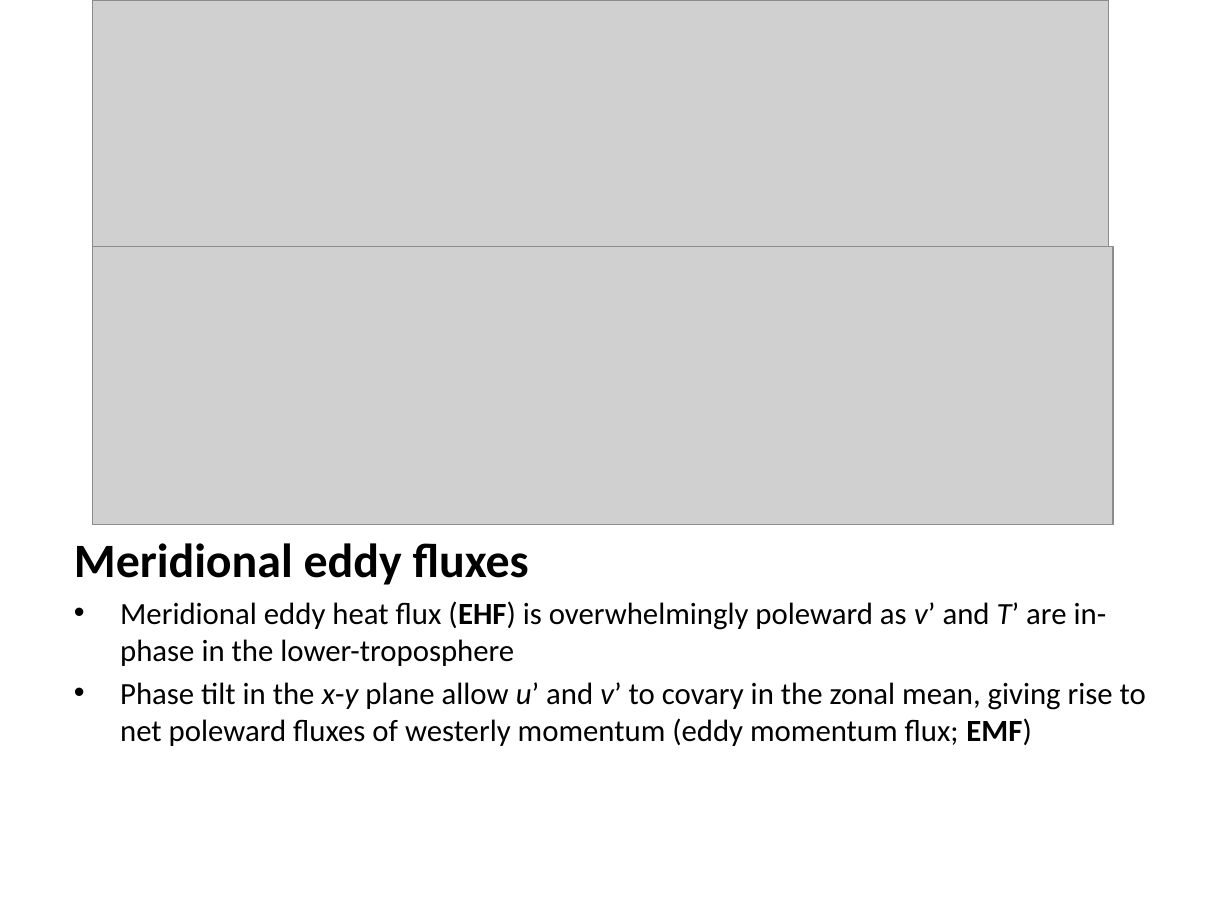
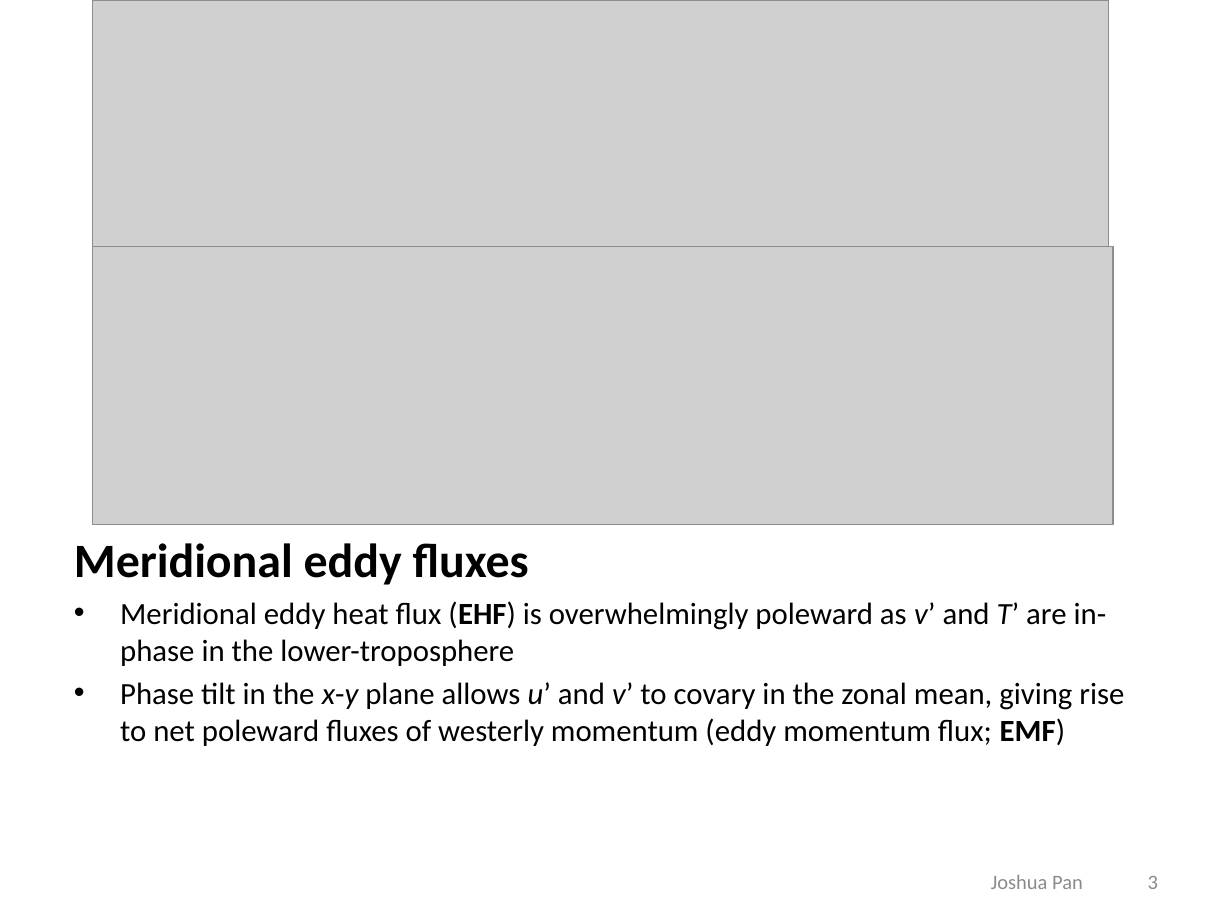
Before and after one commit to jpan84/QGomega, a slide deck: slide 3 of baroc_wv_diag_draft.pptx. Drawn at 1232x924 pixels with LibreOffice and Linux fonts; fonts in the diff are those of the drawing; grey boxes stand for pictures. Boxes give left, top, right and bottom in pixels: in the first picture for what was removed or moved away, otherwise in the second. Text is boxed around its words. In the diff, an @@ line names an element or a change of style, - is before the commit and + after.

```diff
--- a/baroc_wv_diag_draft.pptx
+++ b/baroc_wv_diag_draft.pptx
@@ text at [120, 682, 1124, 746]: text changed @@
-• Phase tilt in the x-y plane allow u’ and v’ to covary in the zonal mean, giving rise to net poleward fluxes of westerly momentum (eddy momentum flux; EMF)
+• Phase tilt in the x-y plane allows u’ and v’ to covary in the zonal mean, giving rise to net poleward fluxes of westerly momentum (eddy momentum flux; EMF)
@@ text added at [991, 875, 1083, 889], 12 pt, text #8C8C8C @@
+Joshua Pan
@@ page number added at [1148, 876, 1158, 889], 12 pt, text #8C8C8C @@
+3
```
Also in this commit, not shown: 10 other slides changed, 1 slide added, 1 slide removed.
